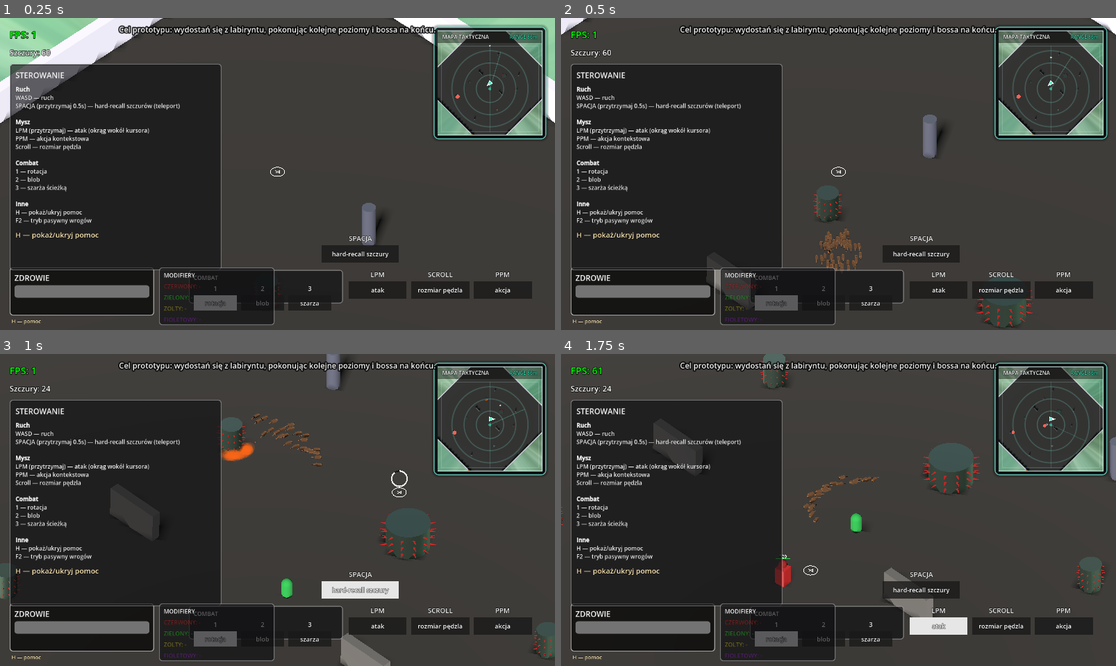
Above: before the commit, frames 1-4 (two rows, left to right).
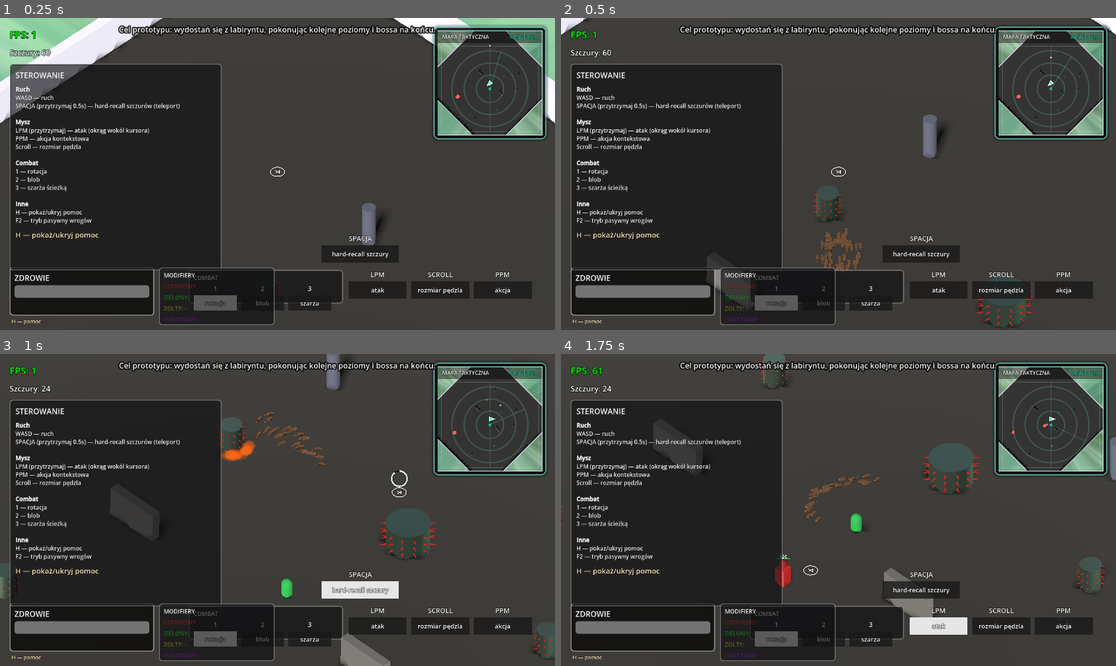
Above: after the commit, the same moments.

Repository: VirtuaIL/ZTGK-Prototyp
Game: Godot game, scene res://scenes/main.tscn
Same seed, same stepped clock (60 frames per second), same inputs: the game is played once before the commit and once after it.
Inputs (mouse positions are in pixels of both pictures, inside the frame that each line leads up to):
- Up to frame 1 (0.25 s): no input
- Up to frame 2 (0.5 s): no input
- Up to frame 3 (1 s): tap Enter at 0.5 s; move the mouse to (399, 494) at 0.52 s; hold D (move_right) from 0.53 s (still down); hold Space (recall_rats) from 0.53 s (still down); click (399, 494) at 0.67 s
- Up to frame 4 (1.75 s): release D (move_right) at 1.25 s; release Space (recall_rats) at 1.25 s; drag from (727, 525) to (810, 572) at 1.27 s

Frame 1 is identical in both runs. In frame 2, 0.3% of the frame differs, in the area x 45-55%, y 67-82%; in frame 3, 0.5%, in the area x 39-88%, y 14-37%; in frame 4, 0.3%.

Commit message:
Todolist complete

Diff:
--- a/scripts/flamethrower_enemy.gd
+++ b/scripts/flamethrower_enemy.gd
@@ -72,6 +72,16 @@
 
 	if attack_prepare_timer > 0.0:
 		attack_prepare_timer -= delta
+
+		var body: MeshInstance3D = get_child(0) as MeshInstance3D
+		if body and body.material_override:
+			var flash_rate = 24.0
+			var is_flash_frame = int(attack_prepare_timer * flash_rate) % 2 == 0
+			if is_flash_frame:
+				body.material_override.albedo_color = Color(1.0, 0.9, 0.2) # Bright flash
+			else:
+				body.material_override.albedo_color = Color(1.0, 0.5, 0.0) # Windup orange
+
 		var to_player := _player_ref.global_position - global_position
 		to_player.y = 0.0
 		if to_player.length() > 0.01:
@@ -83,7 +93,6 @@
 			flame_timer = flame_duration
 			fire_tick_timer = 0.0
 			recent_hits.clear()
-			var body: MeshInstance3D = get_child(0) as MeshInstance3D
 			if body and body.material_override:
 				body.material_override.albedo_color = Color(0.8, 0.1, 0.1) # red
 		return
--- a/scripts/main.gd
+++ b/scripts/main.gd
@@ -954,6 +954,9 @@
 	_update_level_doors()
 	_log_level_debug_state("level_changed")
 
+	if rat_manager != null and rat_manager.has_method("hard_recall_all_rats"):
+		rat_manager.hard_recall_all_rats()
+
 
 func transition_to_level(level_id: int, target_position: Vector3) -> void:
 	if level_id <= 0:
--- a/scripts/rat.gd
+++ b/scripts/rat.gd
@@ -431,8 +431,8 @@
 			return
 
 	var dir := (target - global_position).normalized()
-	velocity.x = dir.x * dash_speed
-	velocity.z = dir.z * dash_speed
+	velocity.x = dir.x * dash_speed * _speed_mult
+	velocity.z = dir.z * dash_speed * _speed_mult
 
 	if _should_block_edge(Vector2(velocity.x, velocity.z)):
 		velocity.x = 0.0
--- a/scripts/rat_manager.gd
+++ b/scripts/rat_manager.gd
@@ -97,6 +97,10 @@
 
 var current_drawn_path: PackedVector3Array = []
 var min_point_dist_squared: float = 0.05
+var _pity_timer: float = 5.0
+var _pity_canvas: CanvasLayer = null
+var _pity_label: Label = null
+
 var _last_build_pos: Vector3 = Vector3.ZERO
 var _has_last_build_pos: bool = false
 
@@ -245,6 +249,27 @@
 	line_mesh_instance.material_override = line_material
 
 	add_child(line_mesh_instance)
+
+	_pity_canvas = CanvasLayer.new()
+	_pity_canvas.layer = 100
+	var control := Control.new()
+	control.set_anchors_preset(Control.PRESET_FULL_RECT)
+	control.mouse_filter = Control.MOUSE_FILTER_IGNORE
+	_pity_canvas.add_child(control)
+
+	_pity_label = Label.new()
+	_pity_label.mouse_filter = Control.MOUSE_FILTER_IGNORE
+	_pity_label.text = "5.0"
+	_pity_label.add_theme_font_size_override("font_size", 64)
+	_pity_label.add_theme_color_override("font_color", Color.RED)
+	_pity_label.add_theme_color_override("font_outline_color", Color.BLACK)
+	_pity_label.add_theme_constant_override("outline_size", 8)
+	_pity_label.horizontal_alignment = HORIZONTAL_ALIGNMENT_CENTER
+	_pity_label.vertical_alignment = VERTICAL_ALIGNMENT_CENTER
+	_pity_label.set_anchors_preset(Control.PRESET_FULL_RECT)
+	_pity_label.visible = false
+	control.add_child(_pity_label)
+	add_child(_pity_canvas)
 
 func setup_player(player: CharacterBody3D) -> void:
 	_player = player
@@ -532,10 +557,19 @@
 	_check_rat_spawn_bonus()
 	_process_damage(delta)
 
-	# Reset game if all rats die
+	# Reset game if all rats die (with pity timer)
 	if get_total_rat_count() <= 0 and _player != null:
-		if _player.has_method("die"):
-			_player.die()
+		_pity_timer -= delta
+		if _pity_label:
+			_pity_label.visible = true
+			_pity_label.text = "Znajdź nowe szczury\n%.1f" % maxf(0.0, _pity_timer)
+		if _pity_timer <= 0.0:
+			if _player.has_method("die"):
+				_player.die()
+	else:
+		_pity_timer = 5.0
+		if _pity_label:
+			_pity_label.visible = false
 
 
 func _process_damage(delta: float) -> void:
@@ -727,26 +761,27 @@
 			t.y = mouse_world.y
 			active[i].set_target(t)
 
-			var enemies: Array = []
-			var current_scene := get_tree().current_scene
-			if current_scene != null and current_scene.has_method("get_nodes_in_current_level"):
-				enemies.append_array(current_scene.get_nodes_in_current_level("enemies"))
-				enemies.append_array(current_scene.get_nodes_in_current_level("bosses"))
-			else:
-				enemies = get_tree().get_nodes_in_group("enemies")
-				enemies += get_tree().get_nodes_in_group("bosses")
-			if count > 0:
-				for enemy in enemies:
-					if is_instance_valid(enemy) and enemy.has_method("take_damage") and not enemy.get("_is_dead"):
-						var dist = enemy.global_position.distance_to(actual_blob_center)
-						var is_already_stuck = _stuck_enemies.has(enemy)
-						if is_already_stuck or dist <= blob_radius:
-							if not is_already_stuck:
-								_stuck_enemies.append(enemy)
-							enemy.set("is_stuck_in_blob", true)
-							enemy.set("blob_center", actual_blob_center)
-							if tick_damage:
-								enemy.take_damage(blob_damage_per_tick)
+		var enemies: Array = []
+		var current_scene := get_tree().current_scene
+		if current_scene != null and current_scene.has_method("get_nodes_in_current_level"):
+			enemies.append_array(current_scene.get_nodes_in_current_level("enemies"))
+			enemies.append_array(current_scene.get_nodes_in_current_level("bosses"))
+		else:
+			enemies = get_tree().get_nodes_in_group("enemies")
+			enemies += get_tree().get_nodes_in_group("bosses")
+
+		# We already know count > 0 from the start
+		for enemy in enemies:
+			if is_instance_valid(enemy) and enemy.has_method("take_damage") and not enemy.get("_is_dead"):
+				var dist = enemy.global_position.distance_to(actual_blob_center)
+				var is_already_stuck = _stuck_enemies.has(enemy)
+				if is_already_stuck or dist <= blob_radius:
+					if not is_already_stuck:
+						_stuck_enemies.append(enemy)
+					enemy.set("is_stuck_in_blob", true)
+					enemy.set("blob_center", actual_blob_center)
+					if tick_damage:
+						enemy.take_damage(blob_damage_per_tick)
 		return
 
 	_combat_circle_angle += combat_circle_rotation_speed * delta
--- a/scripts/spike_cylinder.gd
+++ b/scripts/spike_cylinder.gd
@@ -5,6 +5,8 @@
 @export var height: float = 2.0
 @export var player_damage: float = 20.0
 @export var player_damage_interval: float = 0.5
+@export var enemy_damage: float = 50.0
+
 var _player_dmg_timer: float = 0.0
 
 func _ready() -> void:
@@ -38,6 +40,40 @@
 				if p.has_method("take_damage"):
 					p.take_damage(player_damage)
 
+	# Enemy damage
+	var enemies: Array = []
+	var current_scene := get_tree().current_scene
+	if current_scene != null and current_scene.has_method("get_nodes_in_current_level"):
+		enemies.append_array(current_scene.get_nodes_in_current_level("enemies"))
+		enemies.append_array(current_scene.get_nodes_in_current_level("bosses"))
+	else:
+		enemies = get_tree().get_nodes_in_group("enemies")
+		enemies += get_tree().get_nodes_in_group("bosses")
+
+	for enemy in enemies:
+		if is_instance_valid(enemy) and enemy.has_method("take_damage") and (not enemy.has_method("is_dead") or not enemy.is_dead()):
+			var t := 0.0
+			if enemy.has_meta("spike_cooldown"):
+				t = enemy.get_meta("spike_cooldown")
+				t = maxf(0.0, t - _delta)
+				enemy.set_meta("spike_cooldown", t)
+
+			var diff: Vector3 = enemy.global_position - global_position
+			var edist_sq: float = diff.x * diff.x + diff.z * diff.z
+			if edist_sq <= r_sq and diff.y > -0.5 and diff.y < effective_height:
+				if t <= 0.0:
+					var vel = enemy.get("velocity")
+					if vel is Vector3:
+						var flat_speed = Vector2(vel.x, vel.z).length()
+						var walk_speed = 2.6
+						if "chase_speed" in enemy:
+							walk_speed = enemy.get("chase_speed")
+
+						# If they are pushed faster than their regular walk speed
+						if flat_speed > walk_speed + 0.2:
+							enemy.take_damage(enemy_damage)
+							enemy.set_meta("spike_cooldown", 0.5)
+
 func _create_spikes_visuals() -> void:
 	var mat = StandardMaterial3D.new()
 	mat.albedo_color = Color(0.7, 0.1, 0.1)
